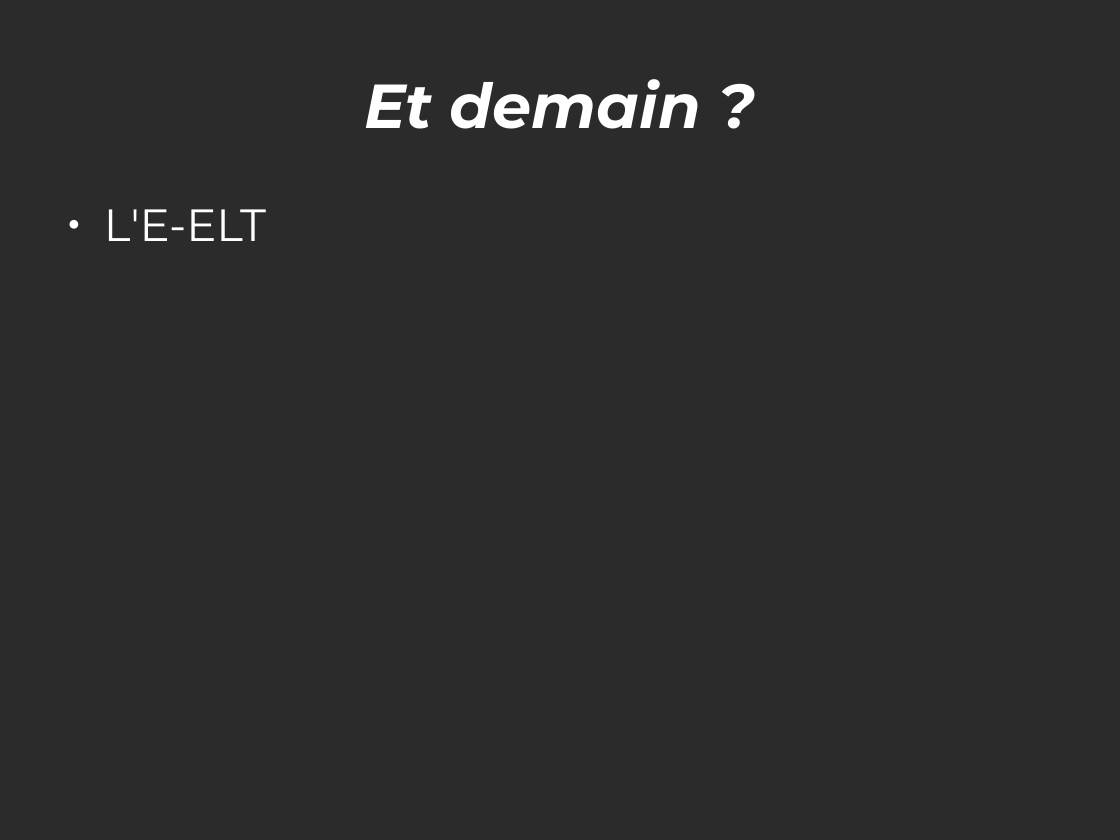
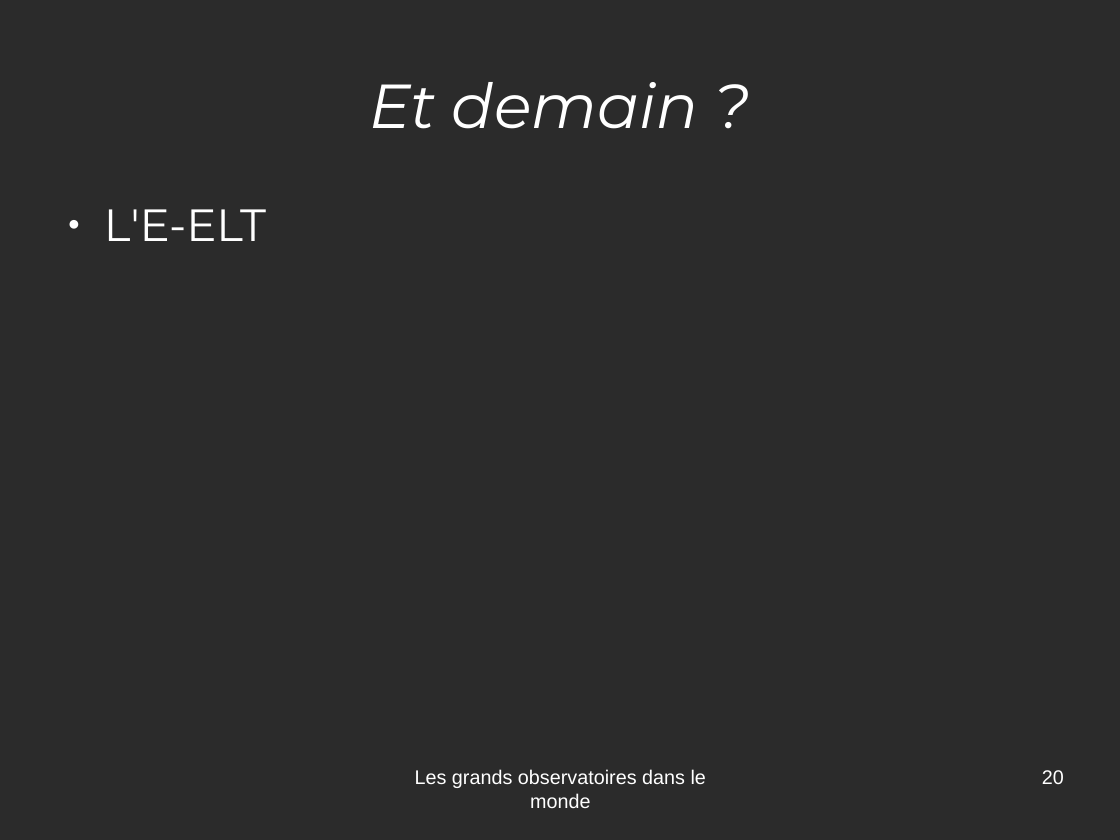
Before and after one commit to jcarnu/qf-astro, a slide deck: slide 20 of Ressources/Presentations/Observatoires.odp (slide 17 before the commit). Drawn at 1120x840 pixels with LibreOffice and Linux fonts; fonts in the diff are those of the drawing; background and template pictures are left out; a plain dark background stands for a picture behind light text. Boxes give left, top, right and bottom in pixels: in the first picture for what was removed or moved away, otherwise in the second. Text is boxed around its words. In the diff, an @@ line names an element or a change of style, - is before the commit and + after.

```diff
--- a/Ressources/Presentations/Observatoires.odp
+++ b/Ressources/Presentations/Observatoires.odp
@@ title "Et demain ?" at [370,82,698,129]: bold off @@
@@ text added at [415,769,706,808], 14 pt, text #FFFFFF @@
+Les grands observatoires dans le monde
@@ page number added at [1042,770,1064,784], 14 pt, text #FFFFFF @@
+20
```
Also in this commit, not shown: 16 other slides changed, 4 slides added, 1 slide removed, 8 other files.
